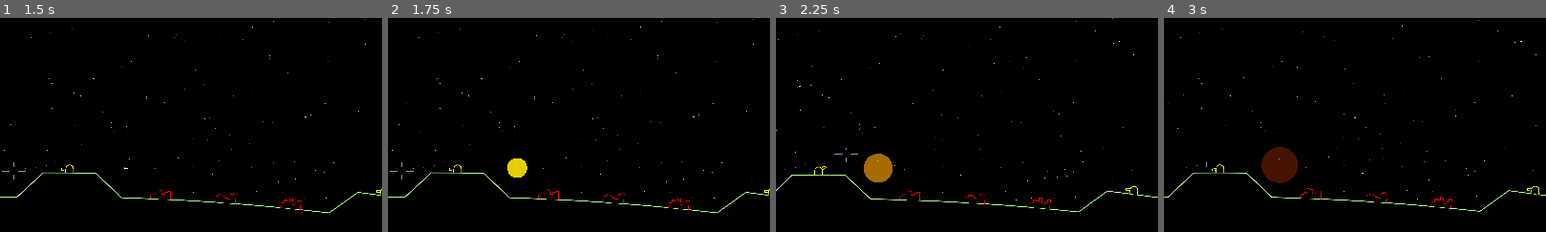
Above: before the commit, frames 1-4 (left to right).
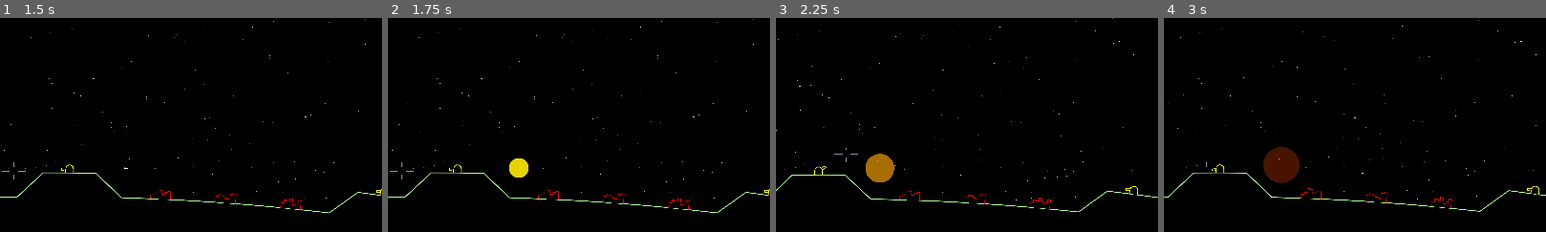
Above: after the commit, the same moments.

Repository: tartley/missile-commander
Game: Godot game, scene res://src/main/main.tscn
Two runs of this game, one before a commit and one after it. Both use one fixed random seed, a clock stepped at 60 frames per second and the inputs below.
Inputs (mouse positions are % of the whole screen's width and height, from its top left):
- Up to frame 1 (1.5 s): tap Enter at 0.5 s; move the mouse to (55, 50) at 0.52 s; hold W from 0.53 s (still down); move the mouse to (45, 51) at 1.27 s
- Up to frame 2 (1.75 s): keep holding W
- Up to frame 3 (2.25 s): keep holding W; move the mouse to (52, 48) at 2.02 s
- Up to frame 4 (3 s): keep holding W; move the mouse to (49, 52) at 2.77 s
The pictures show only the part of the screen within x 43-93%, y 49-99%; the shares and areas given below are measured in that part.

Frame 1 is identical in both runs. In frame 2, less than 0.1% of the frame differs, in the area x 31-37%, y 65-75%; in frame 3, 0.1%; in frame 4, 0.2%, in the area x 25-36%, y 60-78%.

Commit message:
Fix shots overrunning their destination

Diff:
--- a/src/shot/shot.gd
+++ b/src/shot/shot.gd
@@ -26,7 +26,7 @@
 
 func _process(delta: float) -> void:
     self.position += velocity * delta
-    if self.position.distance_squared_to(self.destination) <= 100:
+    if self.position.distance_squared_to(self.destination) <= (self.velocity * delta).length_squared():
         destination_reached()
 
 func _draw():
@@ -34,6 +34,8 @@
     draw_polyline(verts, Color.WHITE, 2.0, true)
 
 func destination_reached():
+    # Fix any inaccuracy due to large inter-frame movement
+    self.position = self.destination
     ## Reparent our trail onto the ground
     #var trail = $Trail
     #trail.reparent(ground)
Not shown, changed: README.md
